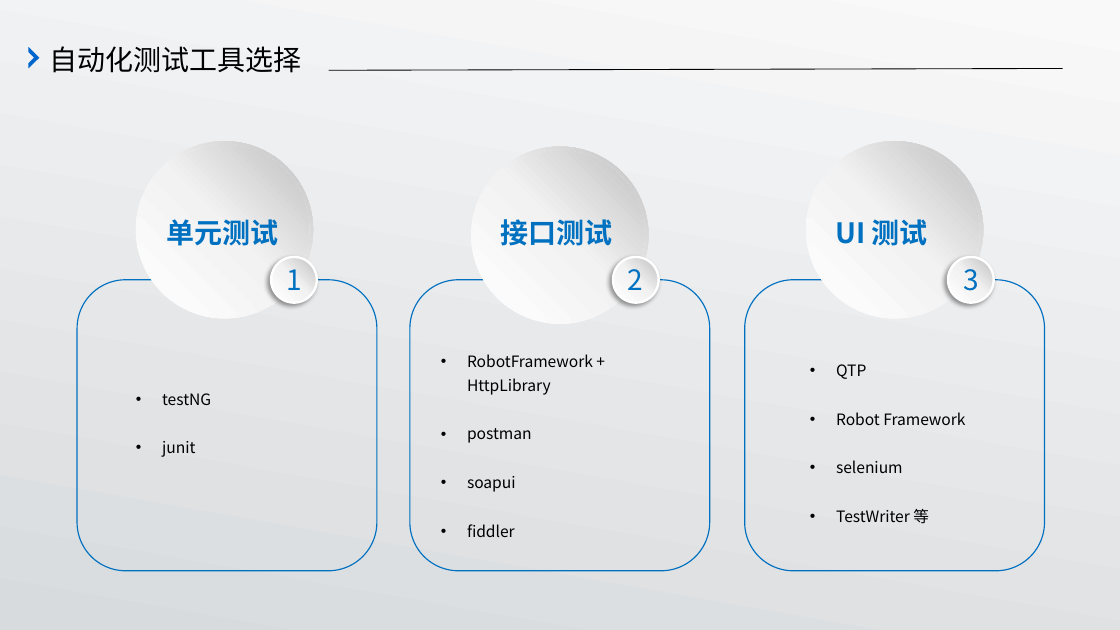
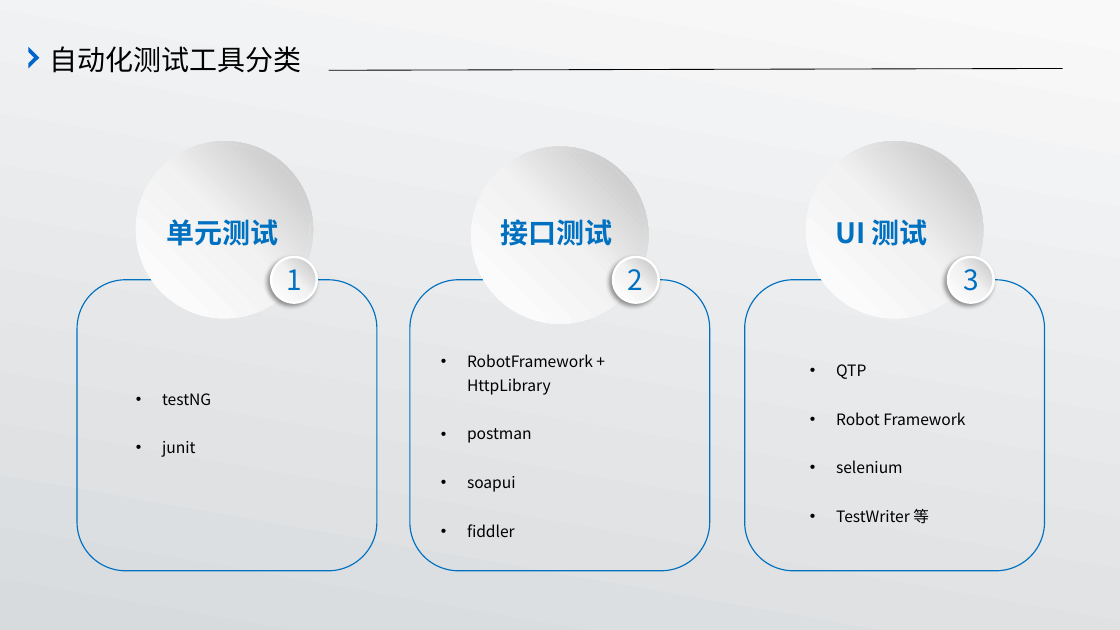
Before and after one commit to TheOneTest/Manage, a slide deck: slide 4 of 演示课件.pptx. Drawn at 1120x630 pixels with LibreOffice and Linux fonts; fonts in the diff are those of the drawing. Boxes give left, top, right and bottom in pixels: in the first picture for what was removed or moved away, otherwise in the second. Text is boxed around its words. In the diff, an @@ line names an element or a change of style, - is before the commit and + after.

```diff
--- a/演示课件.pptx
+++ b/演示课件.pptx
@@ text at [50,46,302,73]: text changed @@
-自动化测试工具选择
+自动化测试工具分类
```
Also in this commit, not shown: 6 other slides changed, 6 other files.
